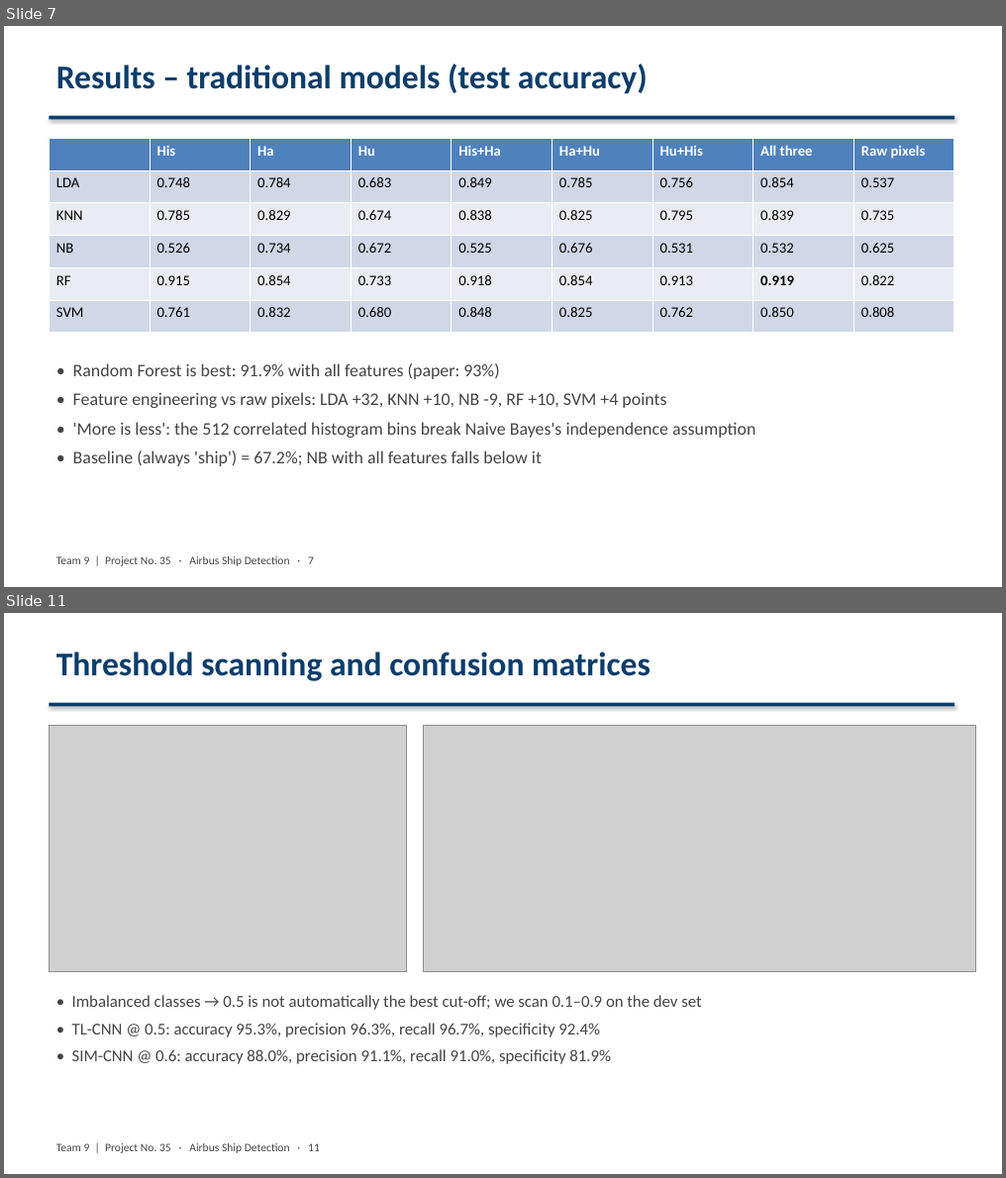
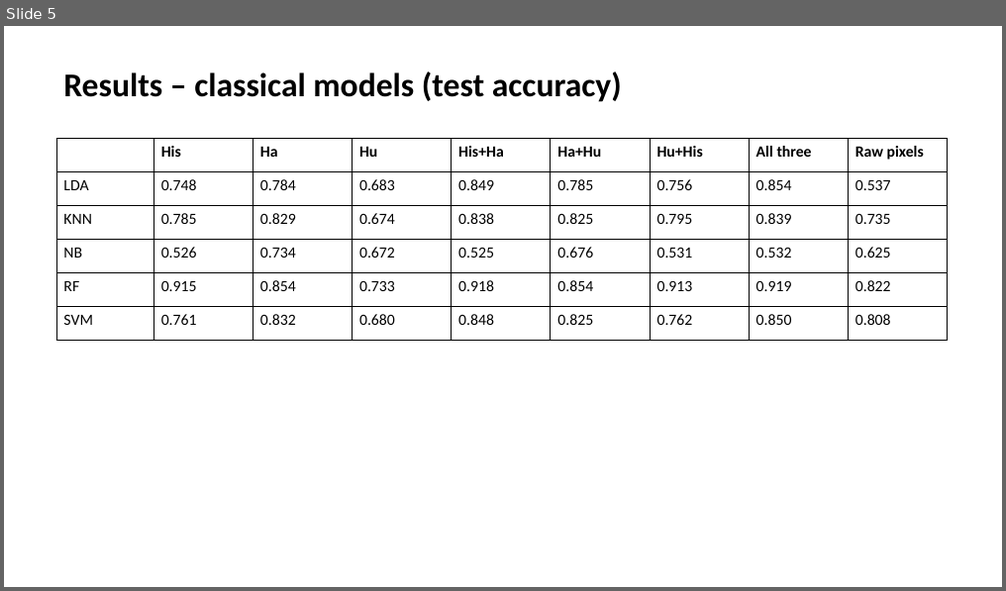
Before and after one commit to satvik1507-hehe/airbus-ship-detection, a slide deck: docs/Team9_Project35_Slides.pptx. Shown one above the other, each under a label of ours: slides 7 and 11 before the commit, slide 5 after it; the slides between them are not shown. The pictures are 1006x1178 and 1006x591 pixels, drawn with LibreOffice and Linux fonts; fonts in the diff are those of the drawing; grey boxes stand for pictures. Boxes give left, top, right and bottom in pixels: in the first picture for what was removed or moved away, otherwise in the second. Text is boxed around its words. In the diff, an @@ line names an element or a change of style, - is before the commit and + after.

Commit message:
Add live training demo, beginner's guide, plain slide deck and reference papers

```diff
--- a/docs/Team9_Project35_Slides.pptx
+++ b/docs/Team9_Project35_Slides.pptx
@@ slide 11 removed at (x1=4, y1=613, x2=1002, y2=1174), background #FFFFFF @@
@@ text removed at (x1=56, y1=652, x2=650, y2=681) @@
-Threshold scanning and confusion matrices
@@ rectangle removed at (x1=49, y1=703, x2=954, y2=707) @@
@@ picture removed at (x1=49, y1=725, x2=407, y2=972) @@
@@ picture removed at (x1=423, y1=725, x2=976, y2=972) @@
@@ text removed at (x1=72, y1=995, x2=701, y2=1064) @@
-• Imbalanced classes → 0.5 is not automatically the best cut-off; we scan 0.1–0.9 on the dev set
-• TL-CNN @ 0.5: accuracy 95.3%, precision 96.3%, recall 96.7%, specificity 92.4%
-• SIM-CNN @ 0.6: accuracy 88.0%, precision 91.1%, recall 91.0%, specificity 81.9%
@@ text removed at (x1=56, y1=1144, x2=320, y2=1154) @@
-Team 9 | Project No. 35 · Airbus Ship Detection · 11
@@ what was slide 7 is now slide 5 @@
@@ slide 5 changed as well @@
@@ text at (x1=63, y1=72, x2=622, y2=102): text changed; text colour #0B3D6B to #000000 @@
-Results – traditional models (test accuracy)
+Results – classical models (test accuracy)
@@ rectangle removed at (x1=49, y1=116, x2=954, y2=120) @@
@@ table at (x1=56, y1=138, x2=944, y2=341) @@
@@ fill #4F81BD to #FFFFFF in row 1 @@
@@ fill #D0D8E8 to #FFFFFF in 27 cells @@
@@ fill #E9EDF4 to #FFFFFF in 18 cells @@
@@ size 14 to 15 pt @@
@@ text colour #FFFFFF to #000000 in "His", "Ha", "Hu", "His+Ha" and 4 more places @@
@@ bold off in "0.919" @@
@@ borders changed @@
@@ table resized from (x1=49, y1=138, x2=951, y2=333) to (x1=56, y1=138, x2=944, y2=341) @@
@@ text removed at (x1=73, y1=364, x2=755, y2=467) @@
-• Random Forest is best: 91.9% with all features (paper: 93%)
-• Feature engineering vs raw pixels: LDA +32, KNN +10, NB -9, RF +10, SVM +4 points
-• 'More is less': the 512 correlated histogram bins break Naive Bayes's independence assumption
-• Baseline (always 'ship') = 67.2%; NB with all features falls below it
@@ text removed at (x1=56, y1=557, x2=314, y2=567) @@
-Team 9 | Project No. 35 · Airbus Ship Detection · 7
```
Also in this commit, not shown: 4 other slides changed, 2 slides added, 9 other slides removed, 12 other files.
